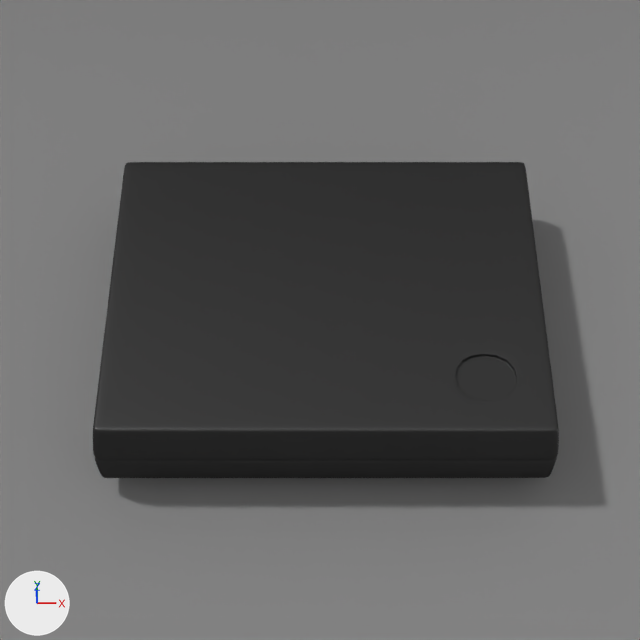
One commit to the Blender file apps/src/firmware-upgrade.blend: the scene before it, then after it.
Before and after are seen from the file's camera 'Camera'. The lights are fixed; the arrows at lower left show +X, +Y and +Z.
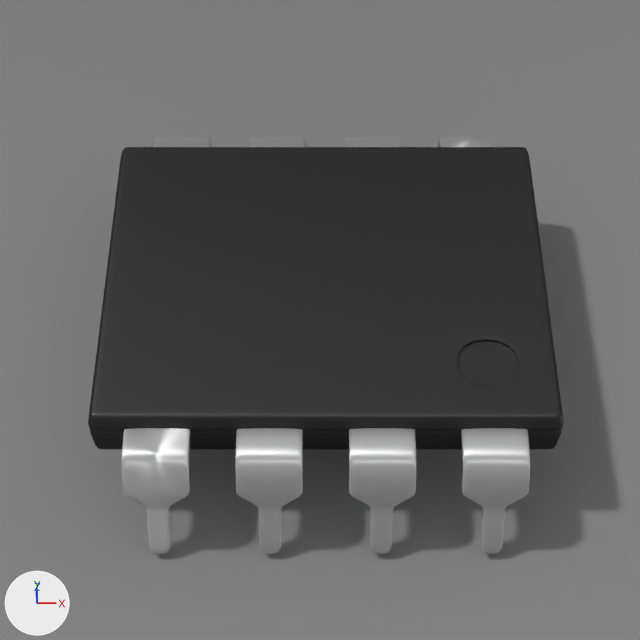
Commit message: / ‘apps/src/firmware-upgrade.blend’ / ‘apps/src/firmware-upgrade.blend1’

Pixel boxes [x1, y1, x2, y2] of what changed, in the pictures (640 x 640 px; the box of a moved part takes in the faces that stretch with it):
'Cube', reshaped, moved
    before: [93, 162, 559, 478]
    after: [88, 147, 563, 449]
'Plane.002', added
    after: [122, 428, 530, 554]
'Plane.005', now drawn
    after: [154, 137, 496, 147]
part 1 of me_cube_007, moved or reshaped
    before: [93, 162, 559, 455]
    after: [88, 147, 563, 428]

Edits to the bpy script that builds the scene:
```text
Add mat_material_003:
    mat_material_003 = bpy.data.materials.new('Material.003')
    # nodes: BsdfAnisotropic, BsdfDiffuse, MixShader, OutputMaterial
    # colours: grey #a7a7a7
Change me_cube_007:
    where me_cube_007.from_pydata(...)  # 228 vertices, 230 faces; spans x -1.06..1.06, y -1.06..1.06, z -1.04..1.04
    used by ob_cube; location = (0.394, 0.521, 0.986); scale = (1.15, 0.977, 0.204)
    me_cube_007 part 1: all 72 vertices in x -1.04..1.04, y -1.04..1.04, z 0.94..1.04 are moved by (0.0, 0.0, -0.65)
Add me_plane_006:
    me_plane_006.from_pydata(...)  # 88 vertices, 86 faces; spans x -1.64..1.64, y -3.85..1.0, z -5.51..0.0
    me_plane_006.polygons.foreach_set('use_smooth', [True] * 86)
    me_plane_006.materials.append(mat_material_003)
Change ob_cube:
    ob_cube.location: (0.394, 0.521, 0.986) -> (0.394, 0.521, 1.239)
Add ob_plane_002:
    ob_plane_002 = bpy.data.objects.new('Plane.002', me_plane_006)
    ob_plane_002.parent = ob_cube
    ob_plane_002.matrix_parent_inverse = Matrix(((0.867, 0.0, 0.0, -0.341), (0.0, 1.024, 0.0, -0.533), (0.0, 0.0, 4.906, -6.076), (0.0, 0.0, 0.0, 1.0)))
    ob_plane_002.location = (-0.466, -0.512, 1.237)
    ob_plane_002.scale = (0.103, 0.103, 0.103)
    _m = ob_plane_002.modifiers.new('Subsurf', 'SUBSURF')
    _m.levels = 2
    _m = ob_plane_002.modifiers.new('Array', 'ARRAY')
    _m.count = 4
    _m.constant_offset_displace = (0.0, 0.0, 0.0)
    _m.relative_offset_displace = (1.7, 0.0, 0.0)
```
